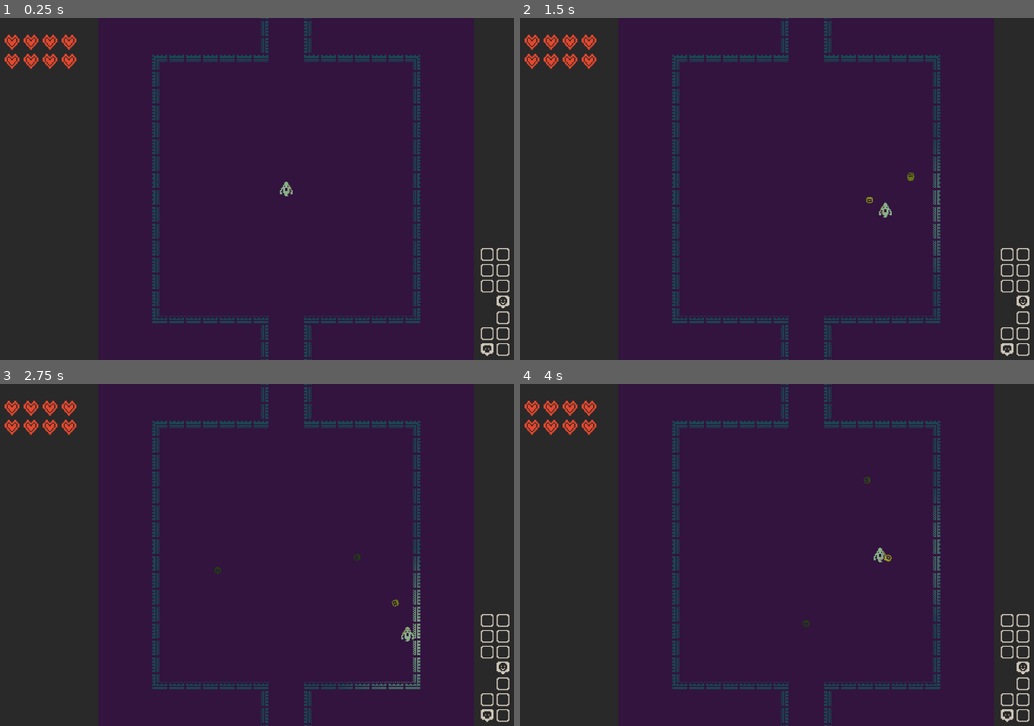
Above: before the commit, frames 1-4 (two rows, left to right).
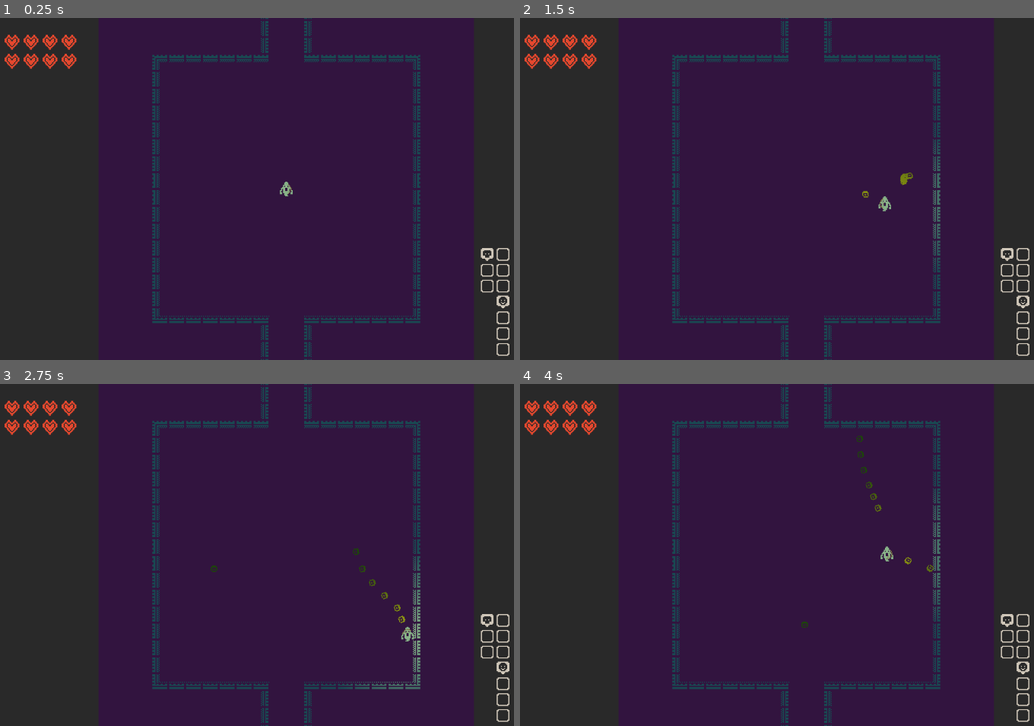
Above: after the commit, the same moments.

Repository: efredericks/gp-roguelite
Game: Godot game, scene res://scenes/main.tscn
The game is run twice, just before and just after one commit, with the same random seed, the same clock (stepped at 60 frames per second) and the same inputs. Sound files missing from this copy of the repository are replaced by a short silence.
Inputs (mouse positions are in pixels of both pictures, inside the frame that each line leads up to):
- Up to frame 1 (0.25 s): no input
- Up to frame 2 (1.5 s): tap Enter at 0.5 s; move the mouse to (941, 171) at 0.52 s; press the mouse at (941, 171) at 0.53 s; hold D (move_right) 0.53-1.28 s; move the mouse to (684, 206) at 1.27 s; release the mouse at (684, 206) at 1.28 s; hold S (move_down) from 1.28 s (still down); click (684, 206) at 1.35 s
- Up to frame 3 (2.75 s): move the mouse to (349, 479) at 2.02 s; release S (move_down) at 2.03 s; press the mouse at (349, 479) at 2.03 s; hold D (move_right) from 2.03 s (still down)
- Up to frame 4 (4 s): move the mouse to (777, 623) at 2.77 s; release D (move_right) at 2.78 s; release the mouse at (777, 623) at 2.78 s; hold W (move_up) 2.78-3.53 s; click (777, 623) at 2.85 s; move the mouse to (987, 606) at 3.52 s; press the mouse at (987, 606) at 3.53 s; hold A (move_left) from 3.53 s (still down)

The runs differ from the first frame. In frame 1, 0.1% of the frame differs, in the area x 93-97%, y 67-99%; in frame 2, 0.3%; in frame 3, 0.3%; in frame 4, 0.4%, in the area x 54-97%, y 15-99%.

Commit message:
restarting level + player health update

Diff:
--- a/project.godot
+++ b/project.godot
@@ -18,6 +18,11 @@
 [autoload]
 
 GlobalSignals="*uid://bclekpogth7jb"
+GameState="*uid://b6wviqsbvvv3o"
+
+[global_group]
+
+room_gen=""
 
 [input]
 
--- a/scenes/enemies/enemy.tscn
+++ b/scenes/enemies/enemy.tscn
@@ -12,6 +12,10 @@
 collision_layer = 4
 collision_mask = 9
 script = ExtResource("1_8e3ao")
+max_speed = 30.0
+acceleration = 5.0
+drag = 0.9
+stop_range = 1.0
 
 [node name="Sprite" type="Sprite2D" parent="." unique_id=678311664]
 texture = ExtResource("2_38ino")
@@ -23,3 +27,5 @@
 
 [node name="DamagedSound" type="AudioStreamPlayer2D" parent="." unique_id=807581352]
 stream = ExtResource("3_38ino")
+
+[node name="AvoidanceRay" type="RayCast2D" parent="." unique_id=594296733]
--- /dev/null
+++ b/scenes/gp_symbolic.tscn
@@ -0,0 +1,6 @@
+[gd_scene format=3 uid="uid://drntu0l8ktus0"]
+
+[ext_resource type="Script" uid="uid://vxbketab8xcl" path="res://scripts/gp/gp_symbolic.gd" id="1_4uxea"]
+
+[node name="GpSymbolic" type="Node" unique_id=717156249]
+script = ExtResource("1_4uxea")
--- /dev/null
+++ b/scenes/gp_test.tscn
@@ -0,0 +1,27 @@
+[gd_scene format=3 uid="uid://b4s0awqntf71w"]
+
+[ext_resource type="Script" uid="uid://c7jpqi14kkgpi" path="res://scripts/gp/gp_main.gd" id="1_yw6f4"]
+
+[sub_resource type="LabelSettings" id="LabelSettings_yw6f4"]
+
+[node name="GpTest" type="Node" unique_id=636882258]
+script = ExtResource("1_yw6f4")
+
+[node name="Control" type="Control" parent="." unique_id=1833255116]
+layout_mode = 3
+anchors_preset = 10
+anchor_right = 1.0
+offset_bottom = 55.0
+grow_horizontal = 2
+
+[node name="Status" type="Label" parent="Control" unique_id=493170727]
+layout_mode = 1
+anchors_preset = 15
+anchor_right = 1.0
+anchor_bottom = 1.0
+grow_horizontal = 2
+grow_vertical = 2
+text = "Data:"
+label_settings = SubResource("LabelSettings_yw6f4")
+horizontal_alignment = 1
+vertical_alignment = 1
--- a/scenes/main.tscn
+++ b/scenes/main.tscn
@@ -22,10 +22,8 @@
 [node name="main" type="Node2D" unique_id=254109296]
 texture_filter = 1
 
-[node name="RoomGeneration" type="Node" parent="." unique_id=562850644 node_paths=PackedStringArray("player")]
+[node name="RoomGeneration" type="Node" parent="." unique_id=562850644 node_paths=PackedStringArray("player") groups=["room_gen"]]
 script = ExtResource("1_sugp2")
-map_size = null
-rooms_to_generate = null
 first_room_scene = ExtResource("2_tefeu")
 room_scenes = Array[PackedScene]([ExtResource("3_ya4ey")])
 boss_room = ExtResource("7_a8y0u")
--- a/scenes/player.tscn
+++ b/scenes/player.tscn
@@ -25,6 +25,7 @@
 collision_mask = 9
 motion_mode = 1
 script = ExtResource("1_g2els")
+shoot_rate = 0.1
 
 [node name="playerSprite" type="Sprite2D" parent="." unique_id=1728453673]
 texture = ExtResource("2_qhqgy")
--- a/scripts/enemy.gd
+++ b/scripts/enemy.gd
@@ -2,12 +2,19 @@
 
 @export var currHP: int = 4
 @export var maxHP: int = 4
-@export var move_speed: float = 20
+#@export var move_speed: float = 20
 @export var attack_damage: int = 1
 @export var attack_range: float = 10
 @export var attack_rate: float = 0.5
 
+@export_category("Movement")
+@export var max_speed: float
+@export var acceleration: float
+@export var drag: float
+@export var stop_range: float
+
 @onready var sprite: Sprite2D = $Sprite
+@onready var avoidance_ray: RayCast2D = $AvoidanceRay
 
 var last_attack_time: float
 var room: Room
@@ -44,7 +51,16 @@
 		_try_attack()
 		return
 
-	velocity = player_dir * move_speed
+	var local_avoidance = _local_avoidance()
+	if local_avoidance.length() > 0:
+		player_dir = local_avoidance
+
+	#velocity = player_dir * move_speed
+	if velocity.length() < max_speed and player_dist > stop_range:
+		velocity += player_dir * acceleration
+	else:
+		velocity *= drag
+
 	move_and_slide()
 	# if is_active:
 
@@ -82,3 +98,20 @@
 	var t = Time.get_unix_time_from_system()
 	var rot = 2 * sin(20 * t)
 	sprite.rotation_degrees = rot
+
+# avoid obstacles when following
+func _local_avoidance() -> Vector2:
+	avoidance_ray.target_position = to_local(player.global_position).normalized()
+	avoidance_ray.target_position *= 20 # only avoid within 80 pixels
+
+	if not avoidance_ray.is_colliding():
+		return Vector2.ZERO
+
+	var obstacle = avoidance_ray.get_collider()
+	if obstacle == player:
+		return Vector2.ZERO
+
+	# hitting an obstacle, so move around
+	var obstacle_point = avoidance_ray.get_collision_point()
+	var obstacle_dir = global_position.direction_to(obstacle_point)
+	return Vector2(-obstacle_dir.y, obstacle_dir.x) # return adjacent
--- /dev/null
+++ b/scripts/game_state.gd
@@ -0,0 +1,8 @@
+extends Node
+
+# globals + game state variables
+var max_rooms_to_generate: int = 10
+var current_level: int = 1
+
+var player_hp: int = 8
+var player_max_hp: int = 8
--- /dev/null
+++ b/scripts/gp/gp_main.gd
@@ -0,0 +1,72 @@
+class_name GP_main extends Node
+
+"""
+var population: Array[Individual]
+@export var crossover_rate: float = 0.4
+@export var mutation_rate: float = 0.2
+@export var num_generations: int = 100
+@export var population_size: int = 100
+
+@onready var status_text: Label = $Control/Status
+func _ready() -> void:
+	for g in range(population_size):
+		var indv = Individual.new()
+		indv.create_random()
+		population.append(indv)
+
+	for g in range(num_generations):
+		status_text.text = "Generation " + str(g)
+	#print(population)
+"""
+#extends Node
+
+@onready var gp := GPSymbolic.new()
+
+var running   : bool  = false
+var max_gens  : int   = 500
+var step_delay: float = 0.02   # seconds between generations (0 = as fast as possible)
+var _timer    : float = 0.0
+
+func _ready() -> void:
+	add_child(gp)
+	gp.pop_size       = 300
+	gp.max_len        = 50
+	gp.tournament_k   = 5
+	gp.elite_count    = 5
+	gp.crossover_rate = 0.85
+	gp.mutation_rate  = 0.20
+	gp.const_range    = 10.0
+	gp.initialize(42)
+	running = true
+	print("GP initialized. Population: %d | Samples: %d" % [gp.pop_size, gp.sample_xs.size()])
+
+func _process(delta: float) -> void:
+	if not running:
+		return
+	_timer += delta
+	if _timer < step_delay:
+		return
+	_timer = 0.0
+
+	gp.step()
+
+	if gp.generation % 10 == 0:
+		var mse := -gp.best_fitness
+		var expr := gp.program_to_string(gp.best_program)
+		print("Gen %4d | MSE: %10.4f | %s" % [gp.generation, mse, expr])
+
+	if gp.generation >= max_gens:
+		running = false
+		_finish()
+
+func _finish() -> void:
+	print("\n── Evolution complete ──")
+	print("Generations : %d" % gp.generation)
+	print("Best MSE    : %.6f" % -gp.best_fitness)
+	print("Best expr   : %s" % gp.program_to_string(gp.best_program))
+	print("\nSample comparison (x, target, predicted):")
+	for i in range(0, gp.sample_xs.size(), 8):
+		var x   = gp.sample_xs[i]
+		var tgt = gp.sample_ys[i]
+		var prd = gp.execute(gp.best_program, gp.sample_xs[i])
+		print("  x=%6.3f  target=%8.4f  pred=%8.4f" % [x, tgt, prd])
--- /dev/null
+++ b/scripts/gp/gp_symbolic.gd
@@ -0,0 +1,335 @@
+extends Node
+class_name GPSymbolic
+
+# ── Opcodes ────────────────────────────────────────────────────────────────────
+enum Op {
+	PUSH_CONST,   # followed by a float constant
+	PUSH_X,       # push variable x
+	ADD, SUB, MUL, DIV,
+	SIN, COS, EXP, LOG,
+	NEG,
+	ABS,
+}
+
+const BINARY_OPS  := [Op.ADD, Op.SUB, Op.MUL, Op.DIV]
+const UNARY_OPS   := [Op.SIN, Op.COS, Op.EXP, Op.LOG, Op.NEG, Op.ABS]
+const TERMINAL_OPS:= [Op.PUSH_CONST, Op.PUSH_X]
+
+# ── Config ─────────────────────────────────────────────────────────────────────
+var pop_size       : int   = 500
+var max_len        : int   = 40    # max instruction slots
+var tournament_k   : int   = 5
+var elite_count    : int   = 4
+var crossover_rate : float = 0.85
+var mutation_rate  : float = 0.15
+var const_range    : float = 5.0
+
+# ── State ──────────────────────────────────────────────────────────────────────
+var population : Array = []
+var fitnesses  : Array = []
+var generation : int   = 0
+var best_program : Array = []
+var best_fitness : float = -INF
+var sample_xs  : Array = []
+var sample_ys  : Array = []
+
+# ── Rastrigin ──────────────────────────────────────────────────────────────────
+static func rastrigin(x: float) -> float:
+	return 10.0 + x * x - 10.0 * cos(2.0 * PI * x)
+
+func _build_samples(n: int = 80, lo: float = -5.12, hi: float = 5.12) -> void:
+	sample_xs.clear()
+	sample_ys.clear()
+	for i in range(n):
+		var x: float = lo + (hi - lo) * i / float(n - 1)
+		sample_xs.append(x)
+		sample_ys.append(rastrigin(x))
+
+# ── Program generation ─────────────────────────────────────────────────────────
+# A "program" is an Array of Variants: Op enums and float constants interleaved.
+# e.g. [Op.PUSH_CONST, 3.14, Op.PUSH_X, Op.MUL]
+
+func _random_program(target_stack_depth: int = 1) -> Array:
+	var prog : Array = []
+	var stack_depth : int = 0
+	var max_iters   : int = max_len * 2
+
+	while stack_depth < target_stack_depth and prog.size() < max_len and max_iters > 0:
+		max_iters -= 1
+		# Decide whether to emit a terminal or operator
+		var can_binary  := stack_depth >= 2
+		var can_unary   := stack_depth >= 1
+		var want_reduce := stack_depth > 4  # avoid huge stacks
+
+		var choices: Array = TERMINAL_OPS.duplicate()
+		if can_unary  and not want_reduce: choices += UNARY_OPS
+		if can_binary and not want_reduce: choices += BINARY_OPS
+		if want_reduce:
+			choices = BINARY_OPS if can_binary else UNARY_OPS
+
+		var op: int = choices[randi() % choices.size()]
+		_emit(prog, op)
+
+		if op == Op.PUSH_CONST:
+			stack_depth += 1
+		elif op == Op.PUSH_X:
+			stack_depth += 1
+		elif op in UNARY_OPS:
+			pass  # pop 1 push 1 → no change
+		elif op in BINARY_OPS:
+			stack_depth -= 1  # pop 2 push 1
+
+	# Reduce leftover stack with additions
+	while stack_depth > 1:
+		prog.append(Op.ADD)
+		stack_depth -= 1
+
+	return prog
+
+func _emit(prog: Array, op: int) -> void:
+	prog.append(op)
+	if op == Op.PUSH_CONST:
+		prog.append(randf_range(-const_range, const_range))
+
+# ── Execution ──────────────────────────────────────────────────────────────────
+func execute(prog: Array, x: float) -> float:
+	var stack: Array = []
+	var i: int = 0
+	while i < prog.size():
+		var op: int = prog[i]
+		i += 1
+		match op:
+			Op.PUSH_CONST:
+				stack.append(float(prog[i]))
+				i += 1
+			Op.PUSH_X:
+				stack.append(x)
+			Op.ADD:
+				if stack.size() < 2: return 0.0
+				var b = stack.pop_back(); var a = stack.pop_back()
+				stack.append(a + b)
+			Op.SUB:
+				if stack.size() < 2: return 0.0
+				var b = stack.pop_back(); var a = stack.pop_back()
+				stack.append(a - b)
+			Op.MUL:
+				if stack.size() < 2: return 0.0
+				var b = stack.pop_back(); var a = stack.pop_back()
+				stack.append(a * b)
+			Op.DIV:
+				if stack.size() < 2: return 0.0
+				var b = stack.pop_back(); var a = stack.pop_back()
+				stack.append(a / b if abs(b) > 1e-6 else 1.0)
+			Op.SIN:
+				if stack.is_empty(): return 0.0
+				stack.append(sin(stack.pop_back()))
+			Op.COS:
+				if stack.is_empty(): return 0.0
+				stack.append(cos(stack.pop_back()))
+			Op.EXP:
+				if stack.is_empty(): return 0.0
+				stack.append(exp(clamp(stack.pop_back(), -20.0, 20.0)))
+			Op.LOG:
+				if stack.is_empty(): return 0.0
+				var v: float = stack.pop_back()
+				stack.append(log(abs(v) + 1e-6))
+			Op.NEG:
+				if stack.is_empty(): return 0.0
+				stack.append(-stack.pop_back())
+			Op.ABS:
+				if stack.is_empty(): return 0.0
+				stack.append(abs(stack.pop_back()))
+	return stack.back() if not stack.is_empty() else 0.0
+
+# ── Fitness ────────────────────────────────────────────────────────────────────
+func evaluate_fitness(prog: Array) -> float:
+	var mse: float = 0.0
+	for i in range(sample_xs.size()):
+		var pred: float = execute(prog, sample_xs[i])
+		if is_nan(pred) or is_inf(pred):
+			return -1e9
+		var diff: float = pred - sample_ys[i]
+		mse += diff * diff
+	mse /= float(sample_xs.size())
+	return -mse  # higher = better
+
+# ── Selection ──────────────────────────────────────────────────────────────────
+func _tournament_select() -> Array:
+	var best_idx: int = randi() % pop_size
+	for _k in range(tournament_k - 1):
+		var idx: int = randi() % pop_size
+		if fitnesses[idx] > fitnesses[best_idx]:
+			best_idx = idx
+	return population[best_idx].duplicate()
+
+# ── Crossover ──────────────────────────────────────────────────────────────────
+# One-point crossover on the instruction array
+func _crossover(parent_a: Array, parent_b: Array) -> Array:
+	if parent_a.size() < 2 or parent_b.size() < 2:
+		return parent_a.duplicate()
+	# Find valid cut points (avoid splitting PUSH_CONST + value pairs)
+	var cuts_a := _valid_cut_points(parent_a)
+	var cuts_b := _valid_cut_points(parent_b)
+	if cuts_a.is_empty() or cuts_b.is_empty():
+		return parent_a.duplicate()
+	var ca: int = cuts_a[randi() % cuts_a.size()]
+	var cb: int = cuts_b[randi() % cuts_b.size()]
+	var child: Array = parent_a.slice(0, ca) + parent_b.slice(cb)
+	return _trim_to_length(child)
+
+func _valid_cut_points(prog: Array) -> Array:
+	var cuts: Array = [0]
+	var i: int = 0
+	while i < prog.size():
+		if prog[i] == Op.PUSH_CONST:
+			i += 2
+		else:
+			i += 1
+		cuts.append(i)
+	return cuts
+
+func _trim_to_length(prog: Array) -> Array:
+	if prog.size() <= max_len:
+		return prog
+	# Trim to max_len at a valid boundary
+	var cuts := _valid_cut_points(prog)
+	var keep: int = 0
+	for c in cuts:
+		if c <= max_len:
+			keep = c
+	return prog.slice(0, keep)
+
+# ── Mutation ───────────────────────────────────────────────────────────────────
+func _mutate(prog: Array) -> Array:
+	var p: Array = prog.duplicate()
+	var r: float = randf()
+
+	if r < 0.33:
+		# Point mutation: replace a random op or constant
+		if p.is_empty(): return p
+		var i: int = randi() % p.size()
+		if p[i] is float:
+			p[i] = randf_range(-const_range, const_range)
+		else:
+			var op: int = p[i]
+			if op in BINARY_OPS:
+				p[i] = BINARY_OPS[randi() % BINARY_OPS.size()]
+			elif op in UNARY_OPS:
+				p[i] = UNARY_OPS[randi() % UNARY_OPS.size()]
+			# terminals stay terminals for safety
+	elif r < 0.66:
+		# Insert a random sub-program at a valid position
+		var cuts := _valid_cut_points(p)
+		var pos: int = cuts[randi() % cuts.size()]
+		var snippet: Array = _random_program(1)
+		p = p.slice(0, pos) + snippet + p.slice(pos)
+		p = _trim_to_length(p)
+	else:
+		# Delete a random valid segment (1–4 instructions)
+		var cuts := _valid_cut_points(p)
+		if cuts.size() < 3: return p
+		var ci: int = randi() % (cuts.size() - 1)
+		var end_max = min(ci + 4, cuts.size() - 1)
+		var ce: int = ci + 1 + randi() % (end_max - ci)
+		var new_p: Array = p.slice(0, cuts[ci]) + p.slice(cuts[ce])
+		if not new_p.is_empty():
+			p = new_p
+
+	return p
+
+# ── Evolution ──────────────────────────────────────────────────────────────────
+func initialize(seed: int = 0) -> void:
+	if seed != 0:
+		seed(seed)
+	_build_samples()
+	population.clear()
+	fitnesses.clear()
+	generation = 0
+	best_fitness = -INF
+	for _i in range(pop_size):
+		var prog := _random_program(1)
+		population.append(prog)
+		fitnesses.append(evaluate_fitness(prog))
+	_update_best()
+
+func step() -> void:
+	var new_pop: Array = []
+
+	# Elitism: carry over top individuals
+	var sorted_idx := range(pop_size)
+	sorted_idx.sort_custom(func(a, b): return fitnesses[a] > fitnesses[b])
+	for e in range(elite_count):
+		new_pop.append(population[sorted_idx[e]].duplicate())
+
+	# Fill rest with crossover + mutation
+	while new_pop.size() < pop_size:
+		var child: Array
+		if randf() < crossover_rate:
+			var pa := _tournament_select()
+			var pb := _tournament_select()
+			child = _crossover(pa, pb)
+		else:
+			child = _tournament_select()
+		if randf() < mutation_rate:
+			child = _mutate(child)
+		new_pop.append(child)
+
+	population = new_pop
+	fitnesses.clear()
+	for prog in population:
+		fitnesses.append(evaluate_fitness(prog))
+	generation += 1
+	_update_best()
+
+func _update_best() -> void:
+	for i in range(pop_size):
+		if fitnesses[i] > best_fitness:
+			best_fitness = fitnesses[i]
+			best_program = population[i].duplicate()
+
+# ── Pretty print ───────────────────────────────────────────────────────────────
+func program_to_string(prog: Array) -> String:
+	var stack: Array = []
+	var i: int = 0
+	while i < prog.size():
+		var op: int = prog[i]; i += 1
+		match op:
+			Op.PUSH_CONST:
+				stack.append("%.3f" % prog[i]); i += 1
+			Op.PUSH_X:
+				stack.append("x")
+			Op.ADD:
+				if stack.size() < 2: break
+				var b = stack.pop_back(); var a = stack.pop_back()
+				stack.append("(%s + %s)" % [a, b])
+			Op.SUB:
+				if stack.size() < 2: break
+				var b = stack.pop_back(); var a = stack.pop_back()
+				stack.append("(%s - %s)" % [a, b])
+			Op.MUL:
+				if stack.size() < 2: break
+				var b = stack.pop_back(); var a = stack.pop_back()
+				stack.append("(%s * %s)" % [a, b])
+			Op.DIV:
+				if stack.size() < 2: break
+				var b = stack.pop_back(); var a = stack.pop_back()
+				stack.append("(%s / %s)" % [a, b])
+			Op.SIN:
+				if stack.is_empty(): break
+				stack.append("sin(%s)" % stack.pop_back())
+			Op.COS:
+				if stack.is_empty(): break
+				stack.append("cos(%s)" % stack.pop_back())
+			Op.EXP:
+				if stack.is_empty(): break
+				stack.append("exp(%s)" % stack.pop_back())
+			Op.LOG:
+				if stack.is_empty(): break
+				stack.append("log(%s)" % stack.pop_back())
+			Op.NEG:
+				if stack.is_empty(): break
+				stack.append("(-%s)" % stack.pop_back())
+			Op.ABS:
+				if stack.is_empty(): break
+				stack.append("abs(%s)" % stack.pop_back())
+	return stack.back() if not stack.is_empty() else "?"
--- /dev/null
+++ b/scripts/gp/individual.gd
@@ -0,0 +1,10 @@
+class_name Individual
+
+var fitness: float = 0.0
+var genome
+
+func _init() -> void:
+	genome = []
+
+func create_random() -> void:
+	genome.append("hey")
--- a/scripts/next_level_portal.gd
+++ b/scripts/next_level_portal.gd
@@ -26,4 +26,8 @@
 	print("i'm ready")
 	if not body.is_in_group("Player"): return
 
-	get_tree().change_scene_to_packed.call_deferred(next_level)
+	GameState.max_rooms_to_generate += 5
+
+	get_tree().reload_current_scene.call_deferred()
+	#get_tree().change_scene_to_packed.call_deferred(next_level)
+	#get_tree().change_scene_to_file.call_deferred("res://scenes/main.tscn")
--- a/scripts/player.gd
+++ b/scripts/player.gd
@@ -5,13 +5,19 @@
 @onready var weapon_origin: Node2D = $weapon
 @onready var muzzle: Node2D = $weapon/muzzle
 
-@export var currHP: int = 8
-@export var maxHP: int = 8
+@export_category("Stats")
+@export var currHP: int = GameState.player_hp
+@export var maxHP: int = GameState.player_max_hp
 
+@export_category("Movement")
+@export var max_speed: float = 100.0
+@export var acceleration: float = 0.2
+@export var braking: float = 0.15
 
-@export var move_speed: float = 100
+#@export var move_speed: float = 100
 @export var shoot_rate: float = 0.4
 var last_shoot_time: float
+var move_input: Vector2
 
 var projectile_scene: PackedScene = preload("res://scenes/projectiles/projectile.tscn")
 
@@ -47,12 +53,21 @@
 
 	_move_wobble()
 
+func _physics_process(delta):
+	move_input = Input.get_vector("move_left", "move_right", "move_up", "move_down")
 
-func _physics_process(_delta: float) -> void:
-	var move_input: Vector2 = Input.get_vector("move_left", "move_right", "move_up", "move_down")
+	if move_input.length() > 0:
+		velocity = velocity.lerp(move_input * max_speed, acceleration)
+	else:
+		velocity = velocity.lerp(Vector2.ZERO, braking)
+	move_and_slide()
 
-	velocity = move_speed * move_input# * delta
-	move_and_slide()
+	sprite.flip_h = move_input.x > 0
+#func _physics_process(_delta: float) -> void:
+	#var move_input: Vector2 = Input.get_vector("move_left", "move_right", "move_up", "move_down")
+#
+	#velocity = move_speed * move_input# * delta
+	#move_and_slide()
 
 func take_damage(amount: int) -> void:
 	_damage_flash()
@@ -60,6 +75,7 @@
 
 	currHP -= amount
 	GlobalSignals.OnPlayerUpdateHealth.emit(currHP, maxHP)
+	GameState.player_hp = currHP # update global state
 	if currHP <= 0:
 		die()
 
@@ -74,6 +90,7 @@
 
 	currHP += amount
 	if currHP > maxHP: currHP = maxHP
+	GameState.player_hp = currHP # update global state
 	GlobalSignals.OnPlayerUpdateHealth.emit(currHP, maxHP)
 	return true
 
--- a/scripts/room_generation.gd
+++ b/scripts/room_generation.gd
@@ -2,7 +2,7 @@
 
 # room procgen config
 @export var map_size: int = 7
-@export var rooms_to_generate: int = 12
+@export var rooms_to_generate: int # defined in GlobalSignals = 12
 var room_count: int = 0
 var game_map: Array[bool]
 var rooms: Array[Room]
@@ -22,6 +22,9 @@
 @export var player: CharacterBody2D
 
 func _ready() -> void:
+	rooms_to_generate = GameState.max_rooms_to_generate
+
+	print("Rooms to generate: " + str(rooms_to_generate))
 	_generate()
 
 	# debug
Not shown, added: scripts/game_state.gd.uid
Not shown, added: scripts/gp/gp_main.gd.uid
Not shown, added: scripts/gp/gp_symbolic.gd.uid
Not shown, added: scripts/gp/individual.gd.uid
